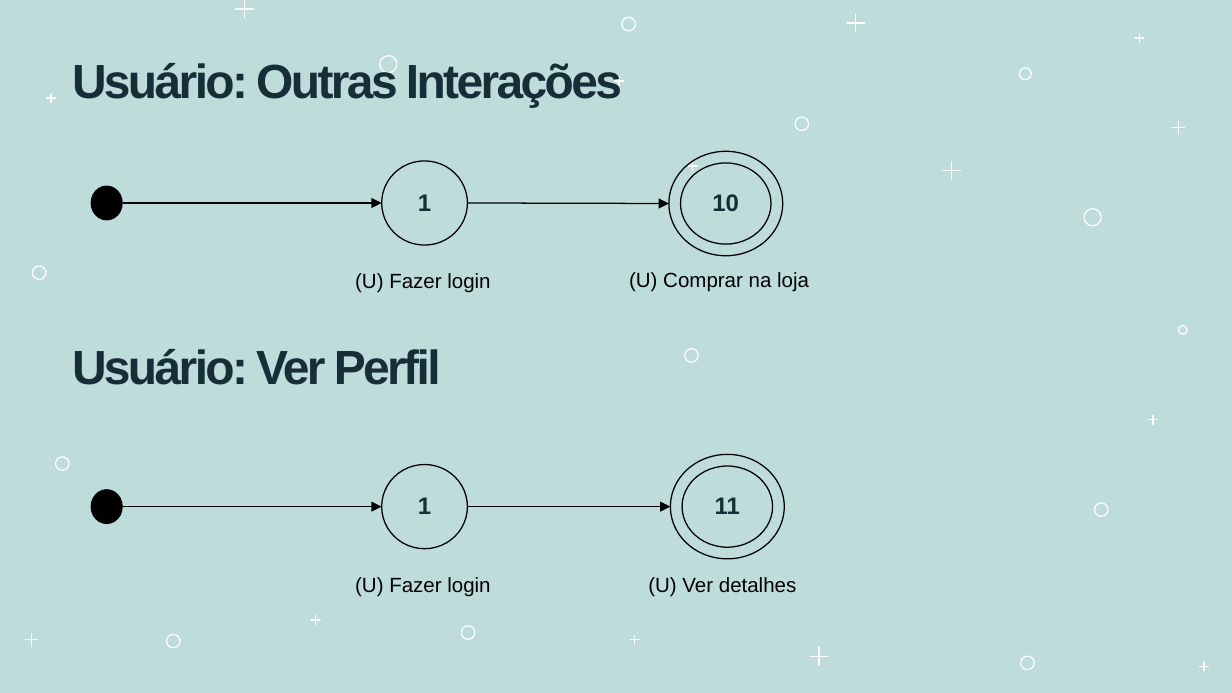
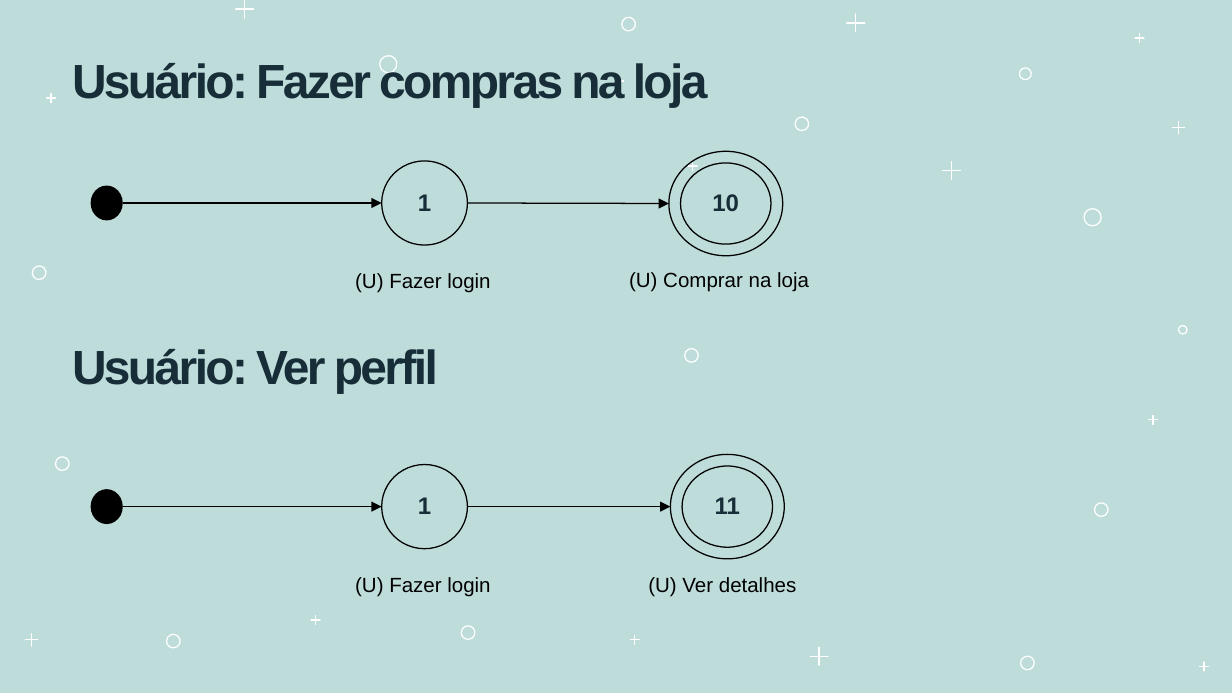
Before and after one commit to ddanieldma/MIR-Duolingo, a slide deck: slide 7 of Duolingo-MIR-8.pptx. Drawn at 1232x693 pixels with LibreOffice and Linux fonts; fonts in the diff are those of the drawing. Boxes give left, top, right and bottom in pixels: in the first picture for what was removed or moved away, otherwise in the second. Text is boxed around its words. In the diff, an @@ line names an element or a change of style, - is before the commit and + after.

```diff
--- a/Duolingo-MIR-8.pptx
+++ b/Duolingo-MIR-8.pptx
@@ text at box(72, 60, 708, 107): text changed @@
-Usuário: Outras Interações
+Usuário: Fazer compras na loja
@@ text at box(72, 349, 438, 394): text changed @@
-Usuário: Ver Perfil
+Usuário: Ver perfil
```
Also in this commit, not shown: 5 other slides changed, 3 slides added, 3 slides removed.
